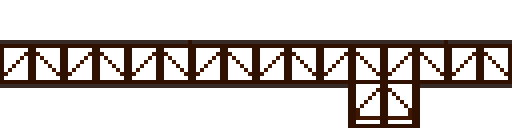
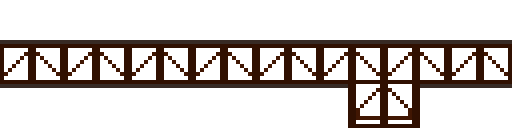
Comparing the layer stacks of the two (512, 128) images. Changes:
painted on "2" over [188, 40, 448, 44]
